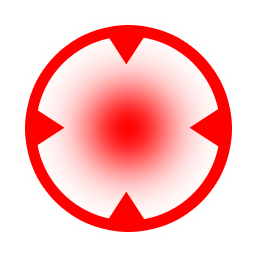
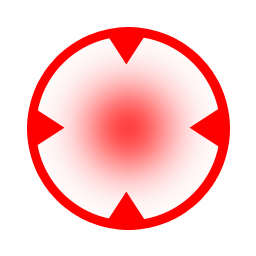
Comparing the layer stacks of the two 256 × 256 images. Changes:
"Layer 4": opacity 100% → 75% over [25, 25, 232, 232]
painted on "Ellipse 2", unmasked it over [32, 32, 225, 225]
